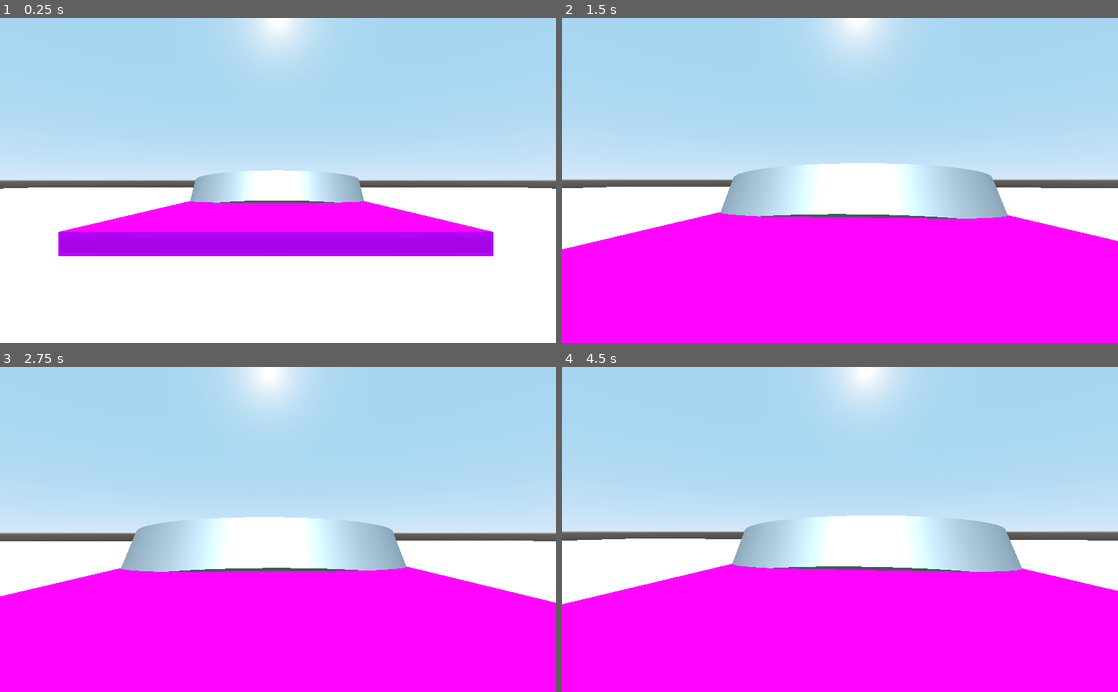
Above: before the commit, frames 1-4 (two rows, left to right).
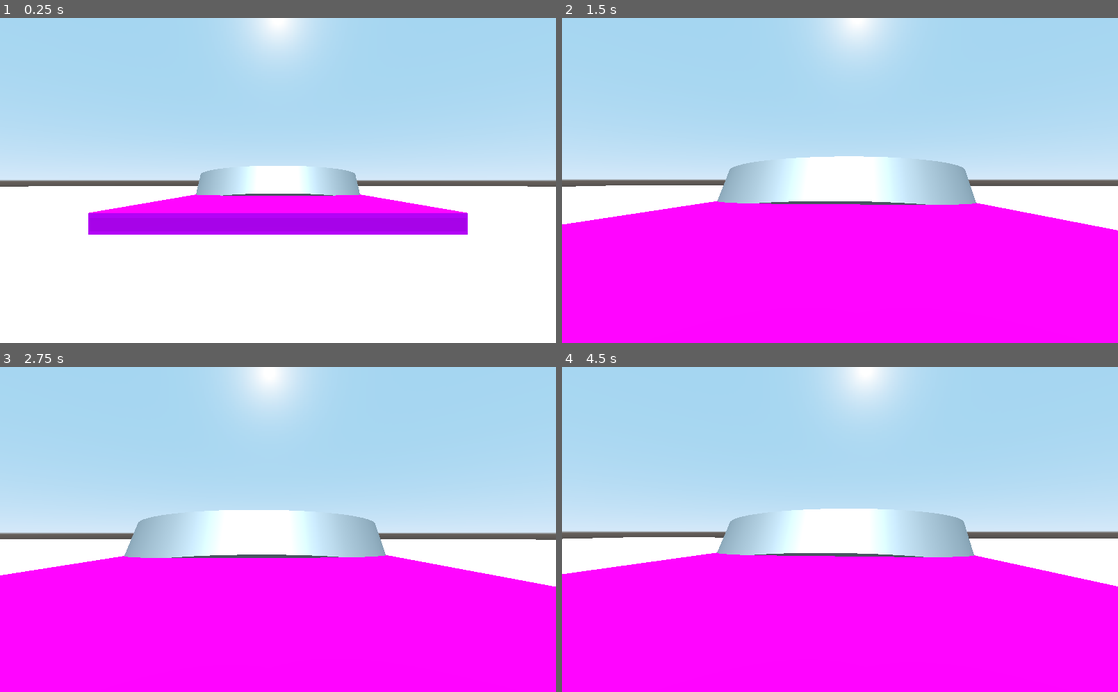
Above: after the commit, the same moments.

Repository: Gorzon38/EscapeGamesNSI
Game: Godot game, scene res://Nodes/Main.tscn
Same seed, same stepped clock (60 frames per second), same inputs: the game is played once before the commit and once after it.
Inputs (mouse positions are in pixels of both pictures, inside the frame that each line leads up to):
- Up to frame 1 (0.25 s): no input
- Up to frame 2 (1.5 s): tap Enter at 0.5 s; move the mouse to (867, 180) at 0.52 s; hold W (move_forward) from 0.53 s (still down); move the mouse to (812, 180) at 1.27 s
- Up to frame 3 (2.75 s): keep holding W (move_forward); move the mouse to (289, 523) at 2.02 s
- Up to frame 4 (4.5 s): keep holding W (move_forward); move the mouse to (834, 536) at 2.77 s; move the mouse to (878, 532) at 3.52 s; move the mouse to (795, 526) at 4.27 s

The runs differ from the first frame. In frame 1, 11% of the frame differs, in the area x 0-100%, y 45-74%; in frame 2, 7.1%; in frame 3, 5.7%; in frame 4, 9.5%.

Commit message:
Fix movement

Diff:
--- a/Nodes/Player.tscn
+++ b/Nodes/Player.tscn
@@ -1,39 +1,26 @@
-[gd_scene load_steps=6 format=2]
+[gd_scene load_steps=4 format=2]
 
 [ext_resource path="res://scripts/Player.gd" type="Script" id=1]
-
-[sub_resource type="CapsuleMesh" id=1]
-
-[sub_resource type="SpatialMaterial" id=4]
-albedo_color = Color( 1, 0, 0, 1 )
-
-[sub_resource type="CubeMesh" id=2]
 
 [sub_resource type="CapsuleShape" id=3]
 height = 1.1247
 
+[sub_resource type="CapsuleMesh" id=4]
+
 [node name="KinematicBody" type="KinematicBody"]
 transform = Transform( 1, 0, 0, 0, 1, 0, 0, 0, 1, 0, 1.53977, 0 )
 script = ExtResource( 1 )
-
-[node name="Pivot" type="Spatial" parent="."]
-
-[node name="MeshInstance" type="MeshInstance" parent="Pivot"]
-transform = Transform( 1, 0, 0, 0, -4.37114e-08, 1, 0, -1, -4.37114e-08, 0, 0, 0 )
-mesh = SubResource( 1 )
-material/0 = SubResource( 4 )
-
-[node name="MeshInstance" type="MeshInstance" parent="Pivot/MeshInstance"]
-transform = Transform( 0.5, 0, 0, 0, 0.5, 0, 0, 0, 0.5, 0, 0.452069, 0.719809 )
-mesh = SubResource( 2 )
-material/0 = null
 
 [node name="CollisionShape" type="CollisionShape" parent="."]
 transform = Transform( 1, 0, 0, 0, -4.37114e-08, -1, 0, 1, -4.37114e-08, 0, 0, 0 )
 shape = SubResource( 3 )
 
 [node name="Head" type="Position3D" parent="."]
-transform = Transform( 1, 0, 0, 0, 1, 0, 0, 0, 1, 0, -0.441271, 0 )
+transform = Transform( 1, 0, 0, 0, 1, 0, 0, 0, 1, 0, 0.858508, 0 )
 
 [node name="Camera" type="Camera" parent="Head"]
-transform = Transform( 1, 0, 0, 0, 1, 0, 0, 0, 1, 0.048059, 1.62743, -0.785978 )
+
+[node name="MeshInstance" type="MeshInstance" parent="."]
+transform = Transform( 1, 0, 0, 0, -4.37114e-08, -1, 0, 1, -4.37114e-08, 0, 0, 0 )
+mesh = SubResource( 4 )
+material/0 = null
--- a/scripts/Player.gd
+++ b/scripts/Player.gd
@@ -1,12 +1,12 @@
 extends KinematicBody
 
-export var speed = 14
+export var speed: float = 14
 
-export var fall_acceleration = 75
+export var fall_acceleration: float = 75
 
-var velocity = Vector3.ZERO
+var velocity: Vector3 = Vector3.ZERO
 
-var mouse_sensitivity = 1.5
+var mouse_sensitivity: float = 1.5
 
 # Called when the node enters the scene tree for the first time.
 func _ready():
@@ -22,7 +22,9 @@
 
 func _physics_process(delta):
 	# We create a local variable to store the input direction.
-	var direction = Vector3.ZERO
+	velocity.x = 0
+	velocity.z = 0
+	var direction = Vector2()
 
 	# We check for each move input and update the direction accordingly.
 	if Input.is_action_pressed("move_right"):
@@ -30,15 +32,20 @@
 	if Input.is_action_pressed("move_left"):
 		direction.x -= 1
 	if Input.is_action_pressed("move_backward"):
-		direction.z += 1
+		direction.y += 1
 	if Input.is_action_pressed("move_forward"):
-		direction.z -= 1
+		direction.y -= 1
 
-	if direction != Vector3.ZERO:
-		direction = direction.normalized()
-		$Pivot.look_at(translation + direction, Vector3.UP)
+	#f direction != Vector3.ZERO:
+	direction = direction.normalized()
+	#$Pivot.look_at(translation + direction, Vector3.UP)
 
-	velocity.x = direction.x * speed
-	velocity.z = direction.z * speed
+	var forward = global_transform.basis.z
+	var right = global_transform.basis.x
+
+	var relativeDir = (forward * direction.y + right * direction.x)
+
+	velocity.x = relativeDir.x * speed
+	velocity.z = relativeDir.z * speed
 	velocity.y -= fall_acceleration * delta
 	velocity = move_and_slide(velocity, Vector3.UP)
